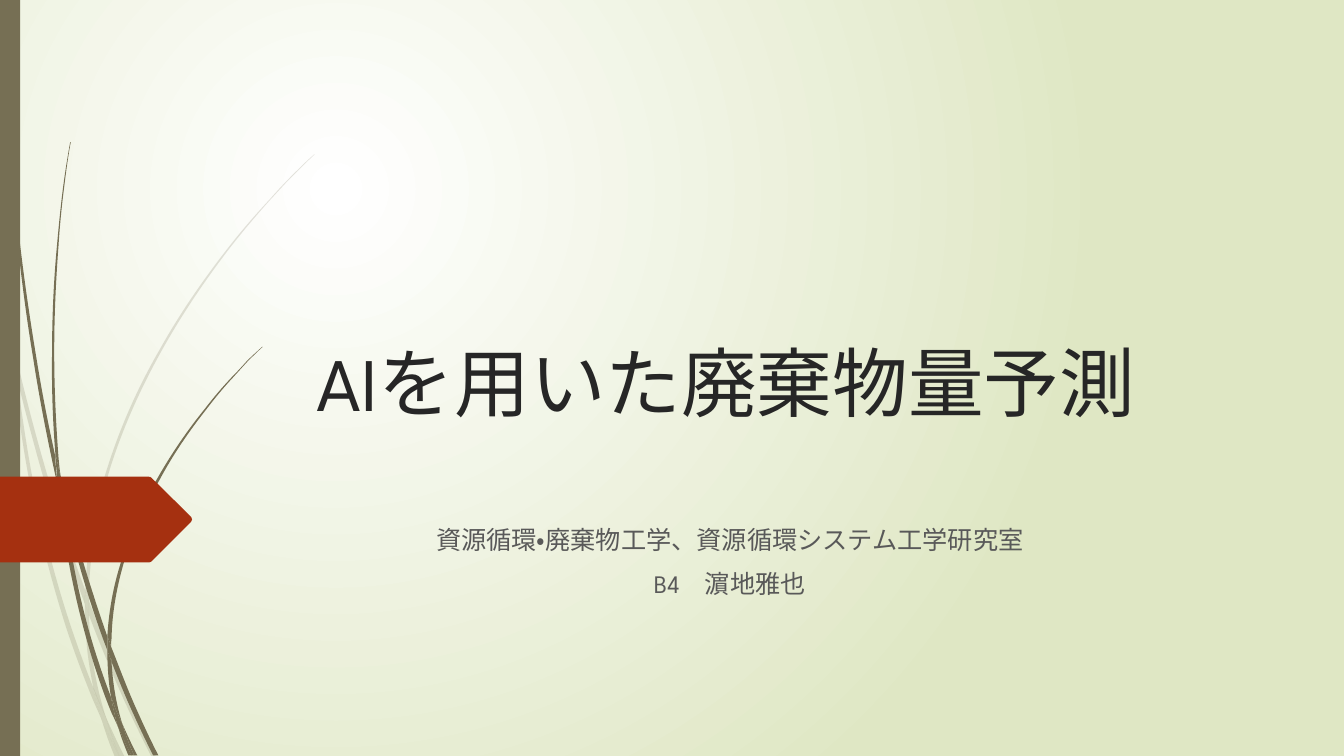
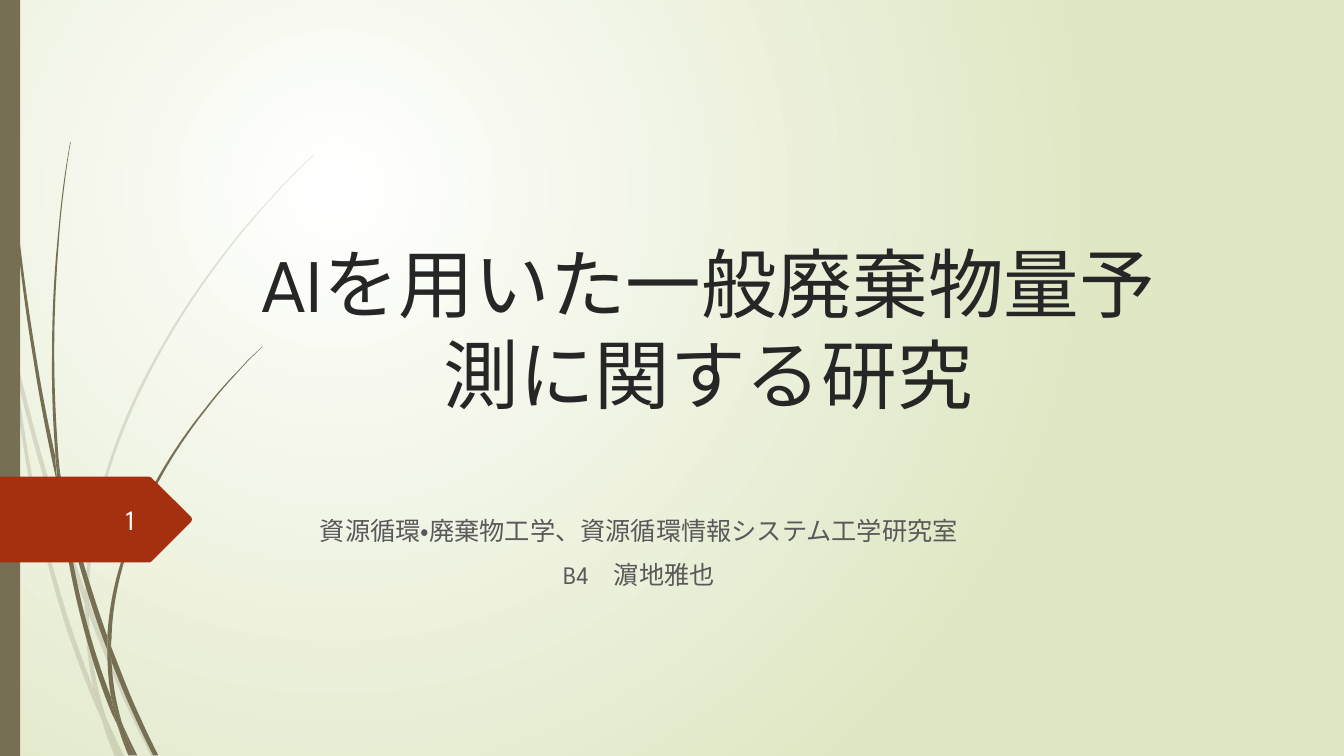
Before and after one commit to masayahamati/-, a slide deck: slide 1 of ARmodel.pptx. Drawn at 1344x756 pixels with LibreOffice and Linux fonts; fonts in the diff are those of the drawing. Boxes give left, top, right and bottom in pixels: in the first picture for what was removed or moved away, otherwise in the second. Text is boxed around its words. In the diff, an @@ line names an element or a change of style, - is before the commit and + after.

```diff
--- a/ARmodel.pptx
+++ b/ARmodel.pptx
@@ title at (317,347,1135,417): text changed @@
-AIを用いた廃棄物量予測
+AIを用いた一般廃棄物量予測に関する研究
@@ page number added at (126,511,134,530), 20 pt, text #FEFFFF @@
+1
@@ subtitle "資源循環・廃棄物工学、資源循環情報システム工学研究室": place and size @@
-subtitle "資源循環・廃棄物工学、資源循環情報システム工学研究室" at (436,528,1023,595)
+subtitle "資源循環・廃棄物工学、資源循環情報システム工学研究室" at (320,519,958,586)
@@ subtitle at (320,519,958,542): text changed @@
-資源循環・廃棄物工学、資源循環システム工学研究室
+資源循環・廃棄物工学、資源循環情報システム工学研究室
```
Also in this commit, not shown: 14 other slides changed, 1 slide added, 3 other files.
